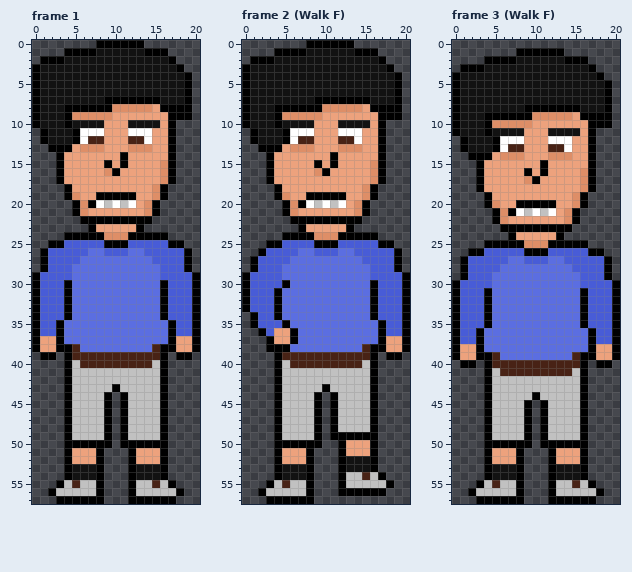
A pixel-art file gets an edit: WIP/Doofus1.aseprite. This is how it looked before the edit.
21x58 pixels, 7 frames. Shown: frame 1, frame 2 (Walk F), frame 3 (Walk F). The commit also changed other frames, which this record leaves out.
After:
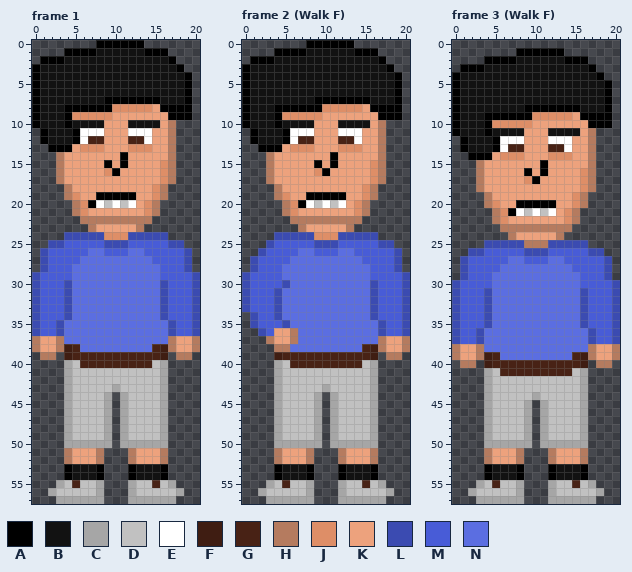
Palette (. is transparent): A #000000  B #121212  C #a6a6a6  D #c1c1c1  E #ffffff  F #3f1d12  G #482215  H #b57b5f  J #de8e67  K #eda27d  L #3b4bb1  M #485cd7  N #5b6ee1
What changed:
Changed rows in their new state; - is an unchanged pixel.
Frame 1:
first column x 0:
10 -----------------H---
11 -----------------H---
12 -----------------H---
13 -----------------H---
14 ---H-------------H---
15 ---H-------------H---
16 ---H-------------H---
17 ---H-------------H---
18 ----H-----------H----
19 ----H-----------H----
20 -----H---------H-----
21 -----H---------H-----
22 ------HHHHHHHHH------
23 -------H-----H-------
24 ----LLLLL---LLLLL----
25 --LL-----LLL-----LL--
26 -L-----------------L-
27 -L-----------------L-
28 -L-----------------L-
29 L-------------------L
30 L---L-----------L---L
31 L---L-----------L---L
32 L---L-----------L---L
33 L---L-----------L---L
34 L---L-----------L---L
35 L--L-------------L--L
36 L--L-------------L--L
37 H--H-------------H--H
38 H--HF-----------FH--H
39 -HH-F-----------F-HH-
40 ----C-----------C----
41 ----C-----------C----
42 ----C-----------C----
43 ----C-----C-----C----
44 ----C----C-C----C----
45 ----C----C-C----C----
46 ----C----C-C----C----
47 ----C----C-C----C----
48 ----C----C-C----C----
49 ----C----C-C----C----
50 ----CCCCCC-CCCCCC----
51 ----H---H---H---H----
52 ----H---H---H---H----
55 ---C----C---C----C---
56 --C-----C---C-----C--
57 ---CCCCCC---CCCCCC---
Frame 2 (Walk F):
first column x 0:
10 -----------------H---
11 -----------------H---
12 -----------------H---
13 -----------------H---
14 ---H-------------H---
15 ---H-------------H---
16 ---H-------------H---
17 ---H-------------H---
18 ----H-----------H----
19 ----H-----------H----
20 -----H---------H-----
21 -----H---------H-----
22 ------HHHHHHHHH------
23 -------H-----H-------
24 ----LLLLL---LLLLL----
25 ---LM----LLL-----LL--
26 --L----------------L-
27 -L-----------------L-
28 -L-----------------L-
29 L-------------------L
30 L----L----------L---L
31 L---L-----------L---L
32 L---L-----------L---L
33 L---L-----------L---L
34 -L--L-----------L---L
35 -L---L-----------L--L
36 --L---H----------L--L
37 ---H--H----------H--H
38 ---.HH----------FH--H
39 ----F-----------F-HH-
40 ----C-----------C----
41 ----C-----------C----
42 ----C-----------C----
43 ----C-----C-----C----
44 ----C----C-C----C----
45 ----C----C-C----C----
46 ----C----C-C----C----
47 ----C----C-C----C----
48 ----C----C-C----C----
49 ----C----C-CDDDDC----
50 ----CCCCCC-CCCCCC----
51 ----H---H---H---H----
52 ----H---H---HKKKH----
54 -------------BBBA.---
55 ---C----C---C--G-C.--
56 --C-----C---CDDDDDC--
57 ---CCCCCC---CCCCCC---
Frame 3 (Walk F):
first column x 0:
11 -----------------H---
12 -----------------H---
13 -----------------H---
14 -----------------H---
15 ---H-------------H---
16 ---H-------------H---
17 ---H-------------H---
18 ---H-------------H---
19 ----H-----------H----
20 ----H-----------H----
21 -----H---------H-----
22 -----H---------H-----
23 ------HHHHHHHHH------
24 -------H-----H-------
25 ----LLLLLHHHLLLLL----
26 --LL-----LLL-----LL--
27 -L-----------------L-
28 -L-----------------L-
29 -L-----------------L-
30 L-------------------L
31 L---L-----------L---L
32 L---L-----------L---L
33 L---L-----------L---L
34 L---L-----------L---L
35 L---L-----------L---L
36 L--L-------------L--L
37 L--L-------------L--L
38 H--H-------------H--H
39 H--HF-----------FH--H
40 -HH-F-----------F-HH-
41 ----C-----------C----
42 ----C-----------C----
43 ----C-----------C----
44 ----C-----C-----C----
45 ----C----C-C----C----
46 ----C----C-C----C----
47 ----C----C-C----C----
48 ----C----C-C----C----
49 ----C----C-C----C----
50 ----CCCCCC-CCCCCC----
51 ----H---H---H---H----
52 ----H---H---H---H----
55 ---C----C---C----C---
56 --C-----C---C-----C--
57 ---CCCCCC---CCCCCC---
